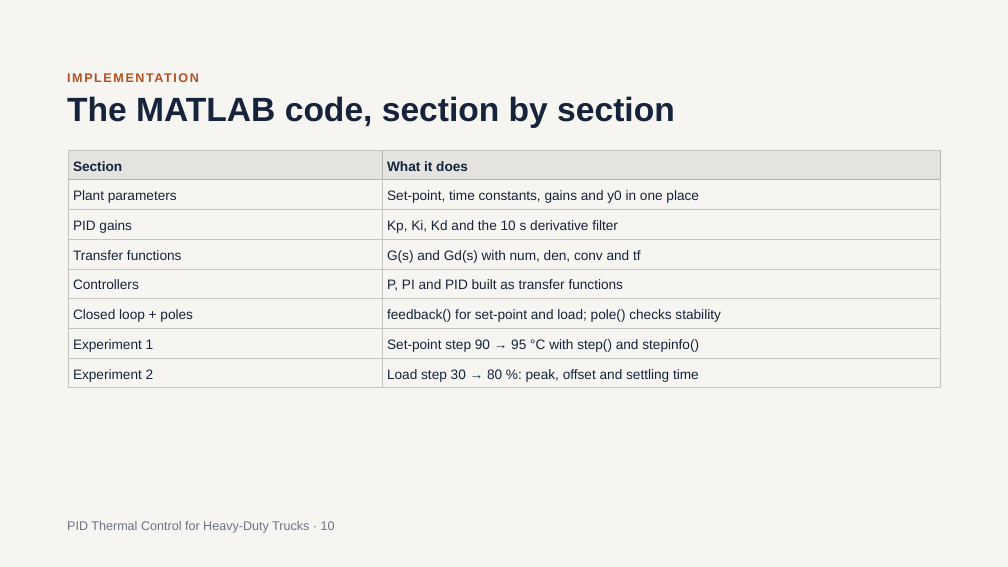
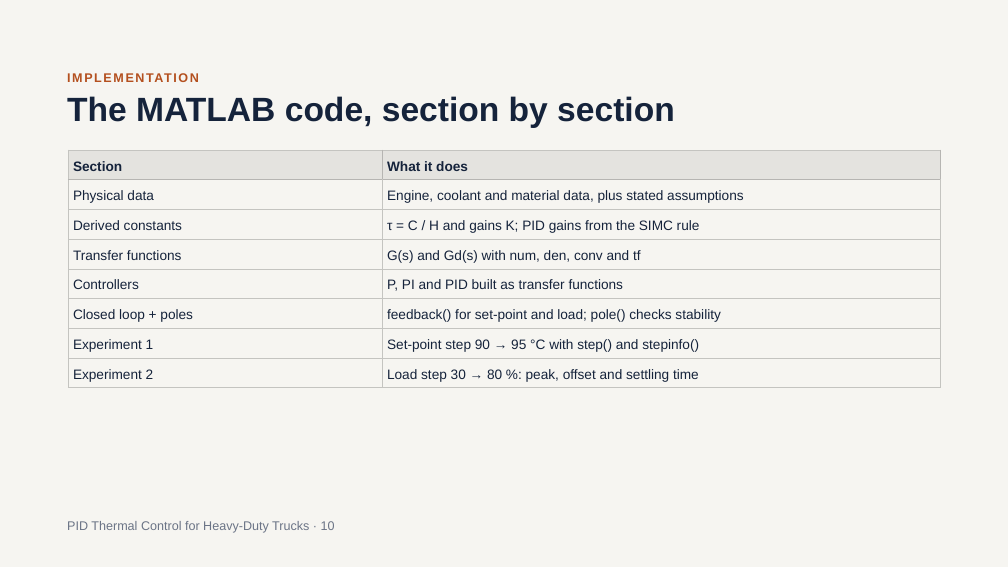
Before and after one commit to SushanthBibi/PID-Cooling-matlab, a slide deck: slide 10 of PID_Thermal_Control_for_Heavy-Duty_Trucks_v2.pptx. Drawn at 1008x567 pixels with LibreOffice and Linux fonts; fonts in the diff are those of the drawing. Boxes give left, top, right and bottom in pixels: in the first picture for what was removed or moved away, otherwise in the second. Text is boxed around its words. In the diff, an @@ line names an element or a change of style, - is before the commit and + after.

```diff
--- a/PID_Thermal_Control_for_Heavy-Duty_Trucks_v2.pptx
+++ b/PID_Thermal_Control_for_Heavy-Duty_Trucks_v2.pptx
@@ table at [68, 150, 941, 388] @@
-row 2, column 1: Plant parameters
+row 2, column 1: Physical data
-row 2, column 2: Set-point, time constants, gains and y0 in one place
+row 2, column 2: Engine, coolant and material data, plus stated assumptions
-row 3, column 1: PID gains
+row 3, column 1: Derived constants
-row 3, column 2: Kp, Ki, Kd and the 10 s derivative filter
+row 3, column 2: τ = C / H and gains K; PID gains from the SIMC rule
```
Also in this commit, not shown: 7 other slides changed, 1 slide added.
